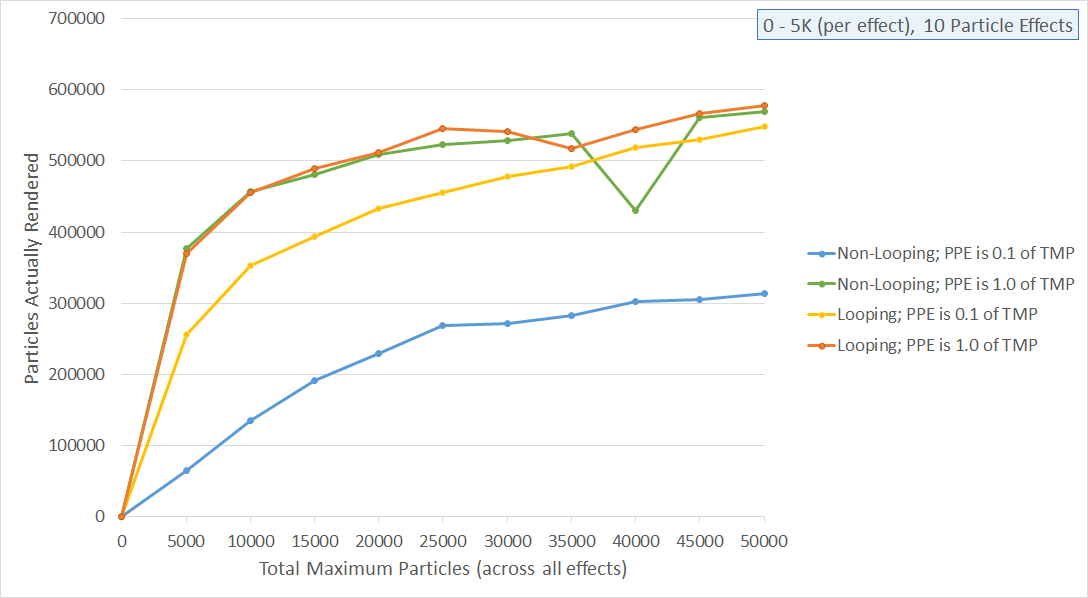
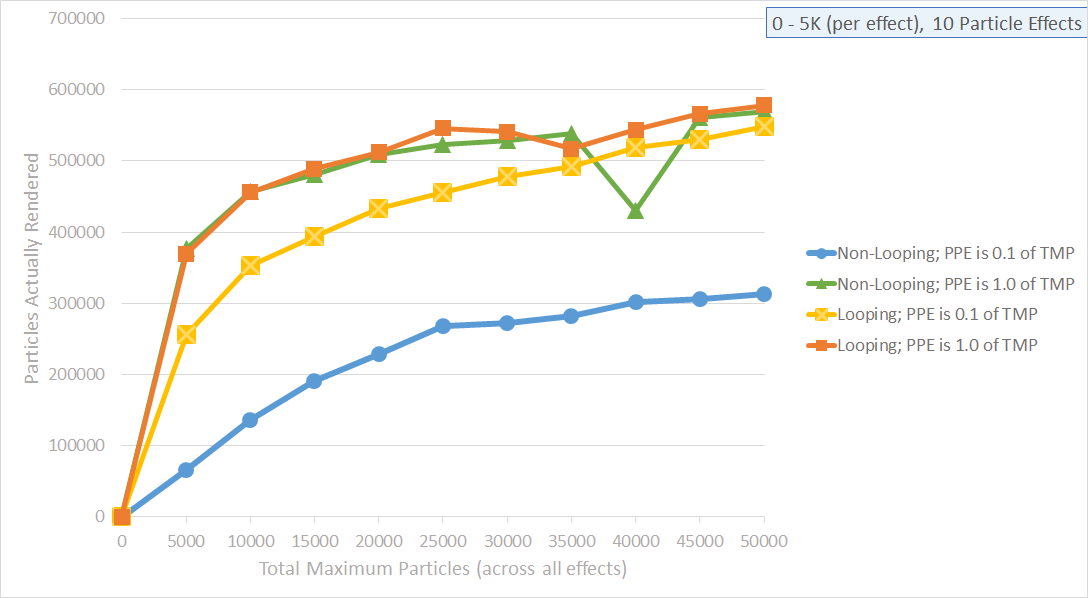
Layer changes from the first 1088x598 image to the second:
added layer "Layer 2" above "Layer 1" over (23, 7, 1087, 579)
